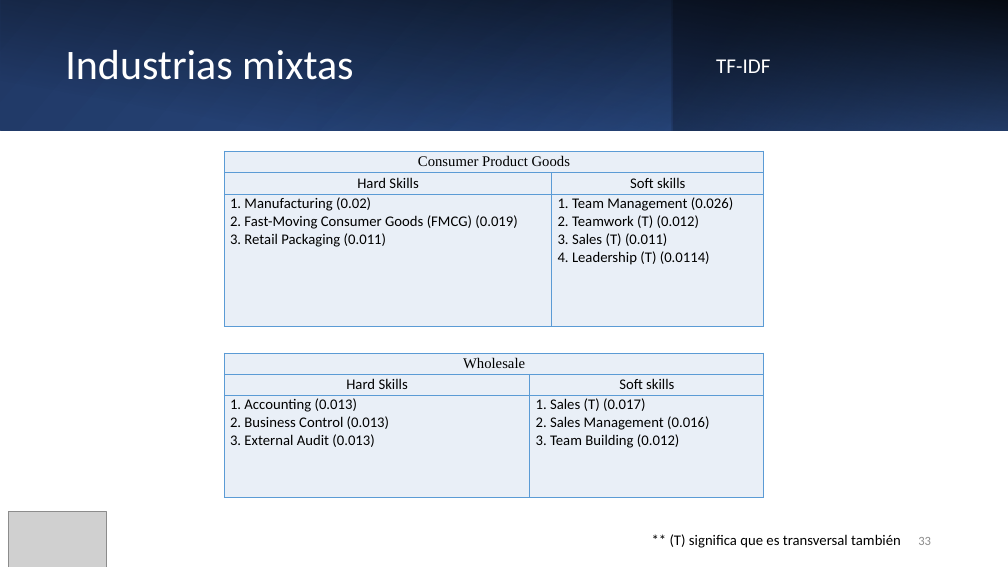
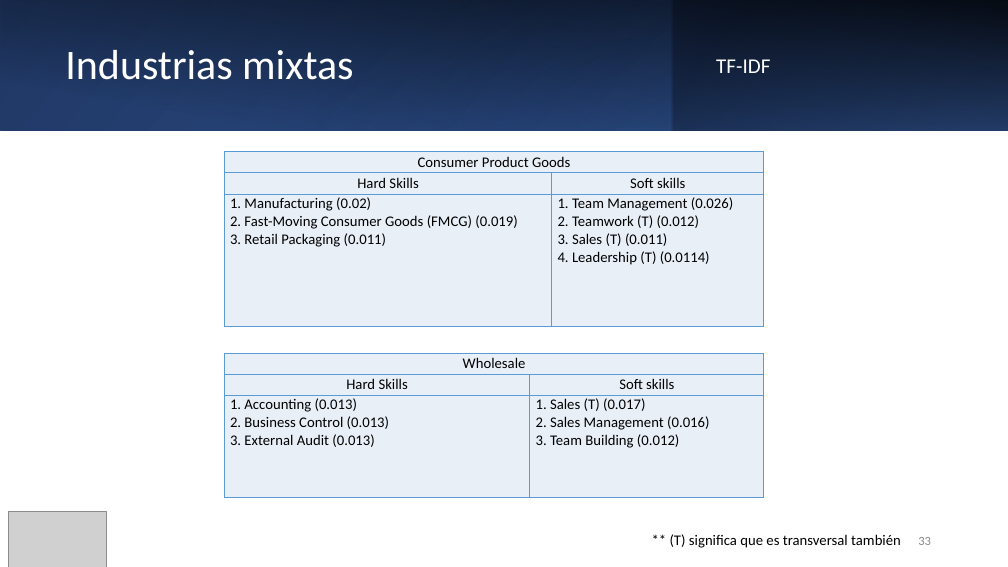
Before and after one commit to JFNebel/ecuadorian-graduates-workforce-mobility, a slide deck: slide 33 of Entrega/ICD_Final.pptx. Drawn at 1008x567 pixels with LibreOffice and Linux fonts; fonts in the diff are those of the drawing; grey boxes stand for pictures. Boxes give left, top, right and bottom in pixels: in the first picture for what was removed or moved away, otherwise in the second. Text is boxed around its words. In the diff, an @@ line names an element or a change of style, - is before the commit and + after.

```diff
--- a/Entrega/ICD_Final.pptx
+++ b/Entrega/ICD_Final.pptx
@@ table at (225, 151, 765, 326) @@
@@ font Times New Roman to Calibri in "Consumer Product Goods" @@
@@ table at (225, 353, 765, 498) @@
@@ font Times New Roman to Calibri in "Wholesale" @@
```
Also in this commit, not shown: 6 other slides changed, 15 other files.
